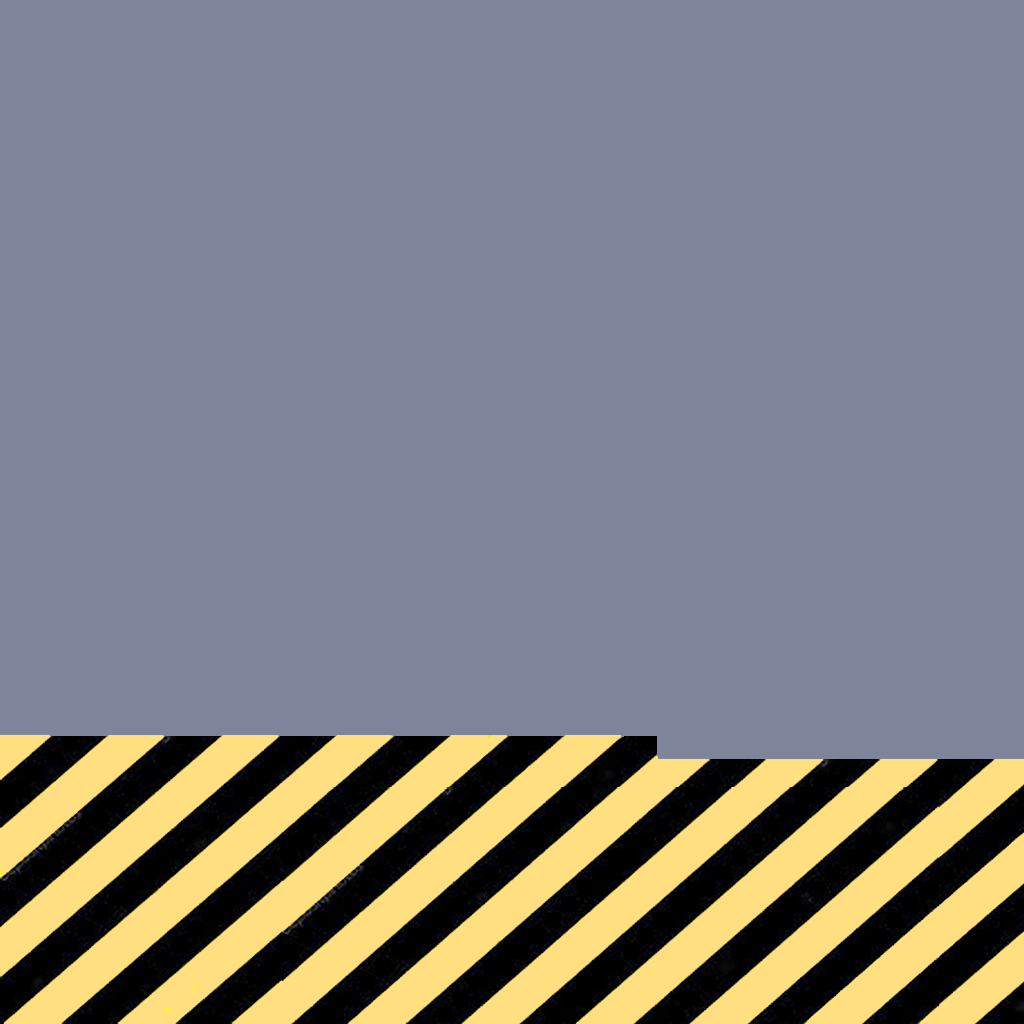
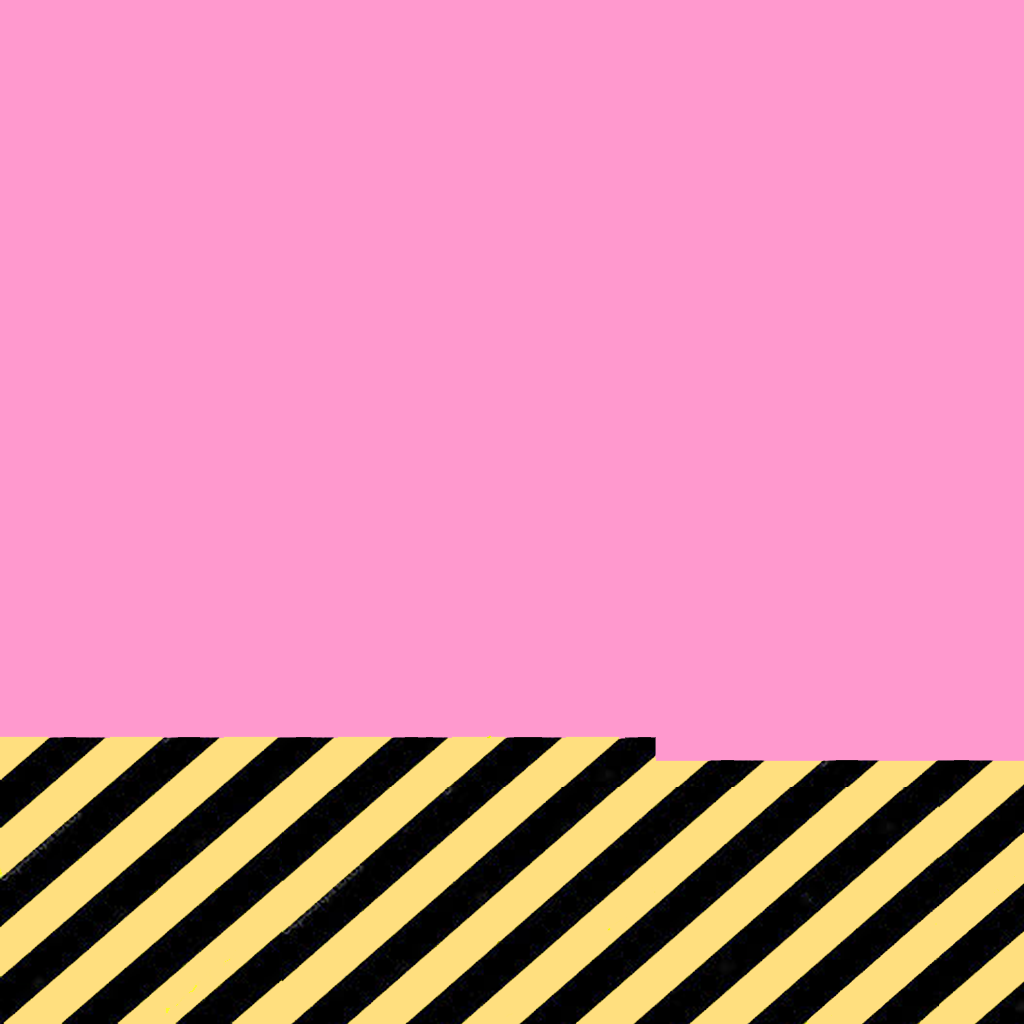
The second 1024 × 1024 image is a revision of the first. Changes to its layers:
painted on "Layer 1" over [0, 0, 1024, 761]
